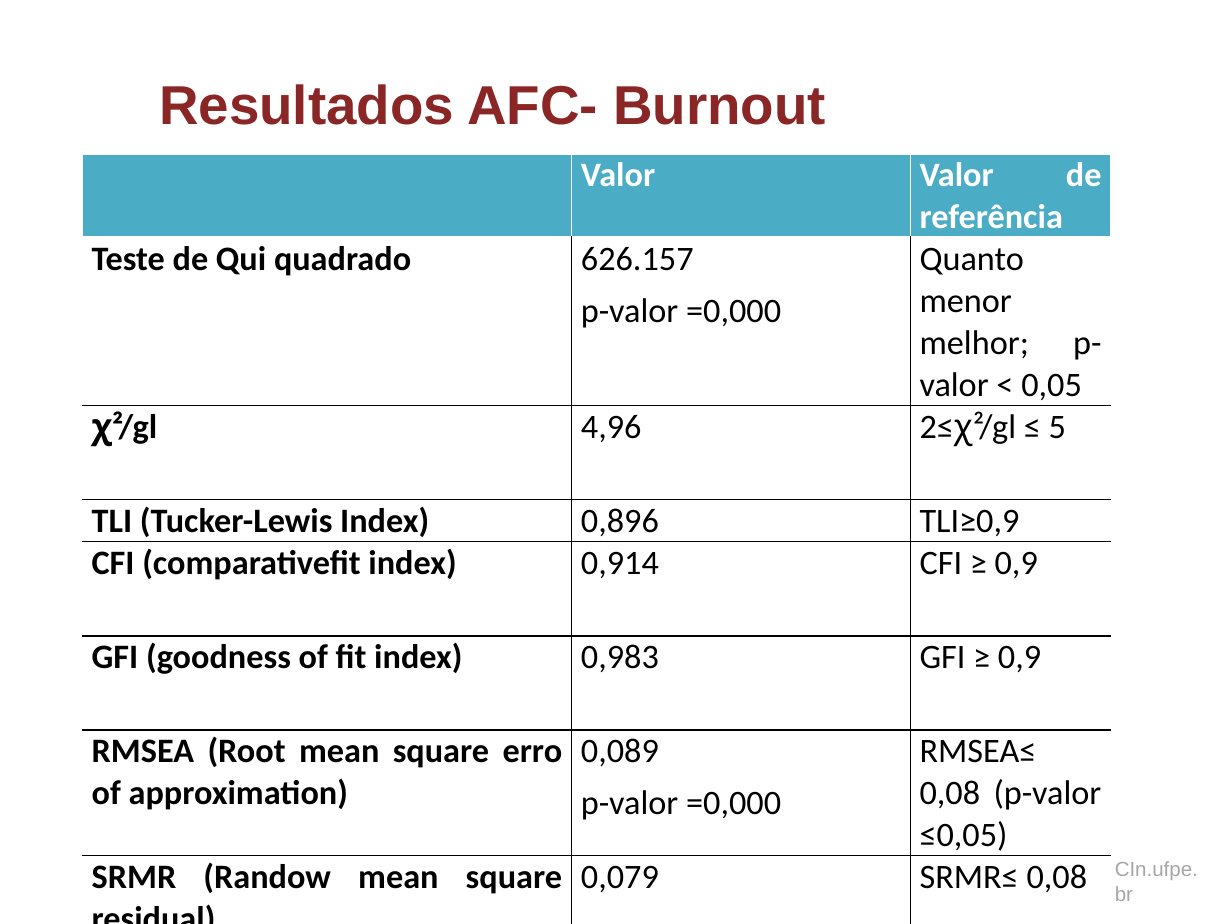
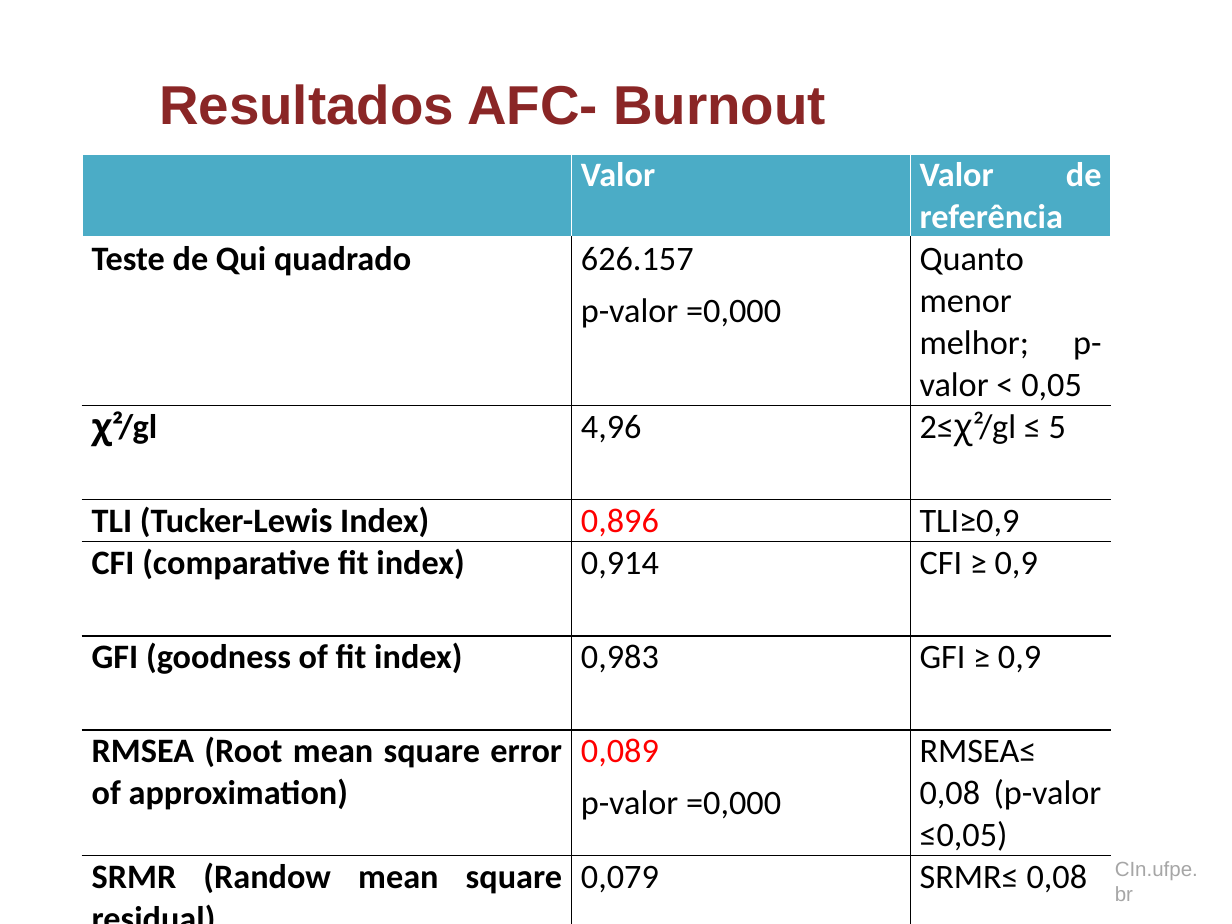
Before and after one commit to dan1lo/doutoradoR, a slide deck: slide 63 of apresentacao doutorado.pptx (slide 64 before the commit). Drawn at 1232x924 pixels with LibreOffice and Linux fonts; fonts in the diff are those of the drawing; background and template pictures are left out. Boxes give left, top, right and bottom in pixels: in the first picture for what was removed or moved away, otherwise in the second. Text is boxed around its words. In the diff, an @@ line names an element or a change of style, - is before the commit and + after.

Commit message:
primeiras modicavcoes
até resultados

```diff
--- a/apresentacao doutorado.pptx
+++ b/apresentacao doutorado.pptx
@@ table at box(83, 154, 1111, 924) @@
-row 5, column 1: CFI (comparativefit index)
+row 5, column 1: CFI (comparative fit index)
-row 7, column 1: RMSEA (Root mean square erro of approximation)
+row 7, column 1: RMSEA (Root mean square error of approximation)
@@ text colour #000000 to #FF0000 in "0,896", "0,089" @@
```
Also in this commit, not shown: 9 other slides changed, 1 slide removed.
